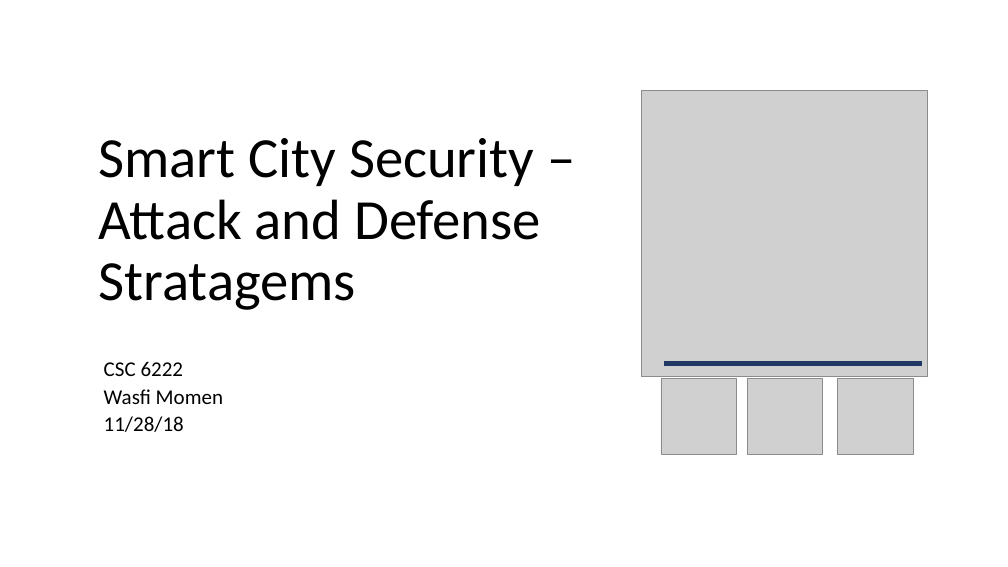
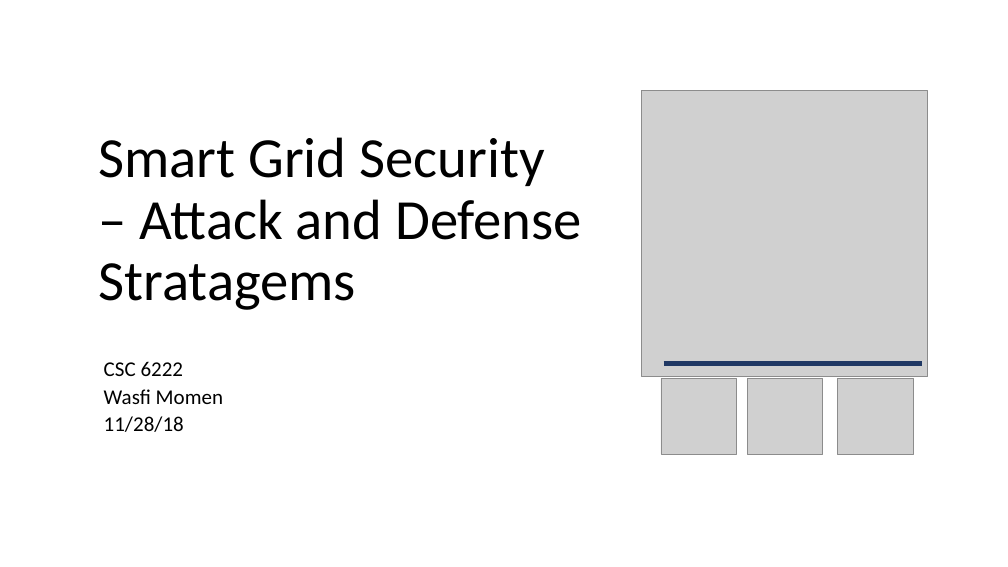
Before and after one commit to CodeFluent/Notes, a slide deck: slide 1 of CS-6222/Fall_2018/project/Smart City Security - Attack and Defense Strategems.pptx. Drawn at 1008x567 pixels with LibreOffice and Linux fonts; fonts in the diff are those of the drawing; grey boxes stand for pictures. Boxes give left, top, right and bottom in pixels: in the first picture for what was removed or moved away, otherwise in the second. Text is boxed around its words. In the diff, an @@ line names an element or a change of style, - is before the commit and + after.

```diff
--- a/CS-6222/Fall_2018/project/Smart City Security - Attack and Defense Strategems.pptx
+++ b/CS-6222/Fall_2018/project/Smart City Security - Attack and Defense Strategems.pptx
@@ title at (99,137,582,310): text changed @@
-Smart City Security – Attack and Defense Stratagems
+Smart Grid Security – Attack and Defense Stratagems
```
Also in this commit, not shown: 3 other files.
